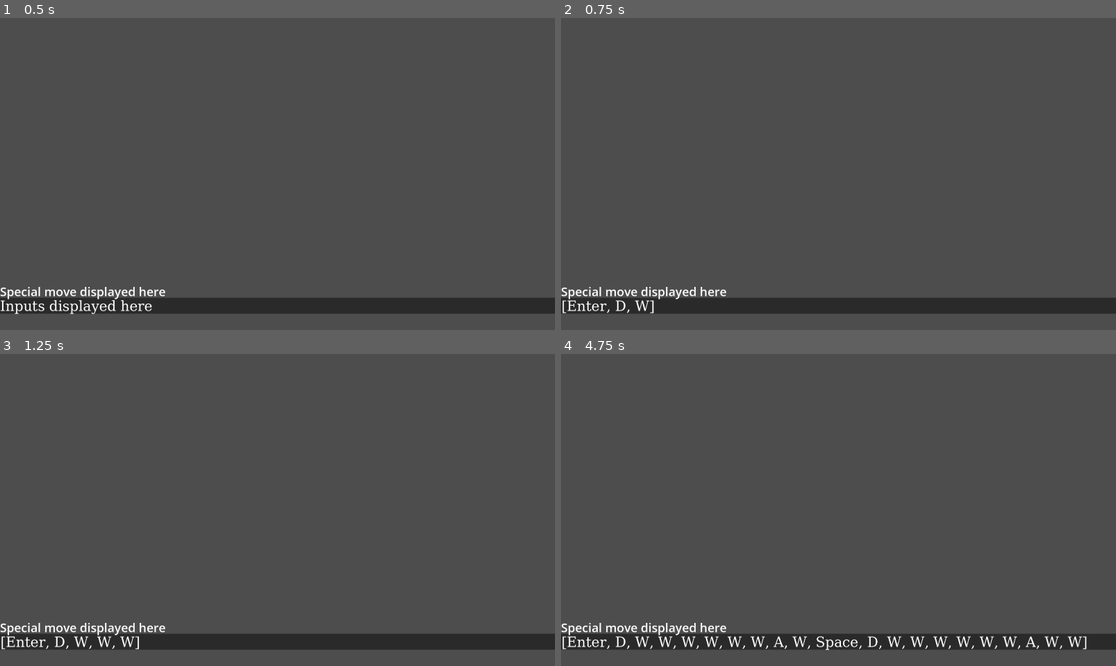
Above: before the commit, frames 1-4 (two rows, left to right).
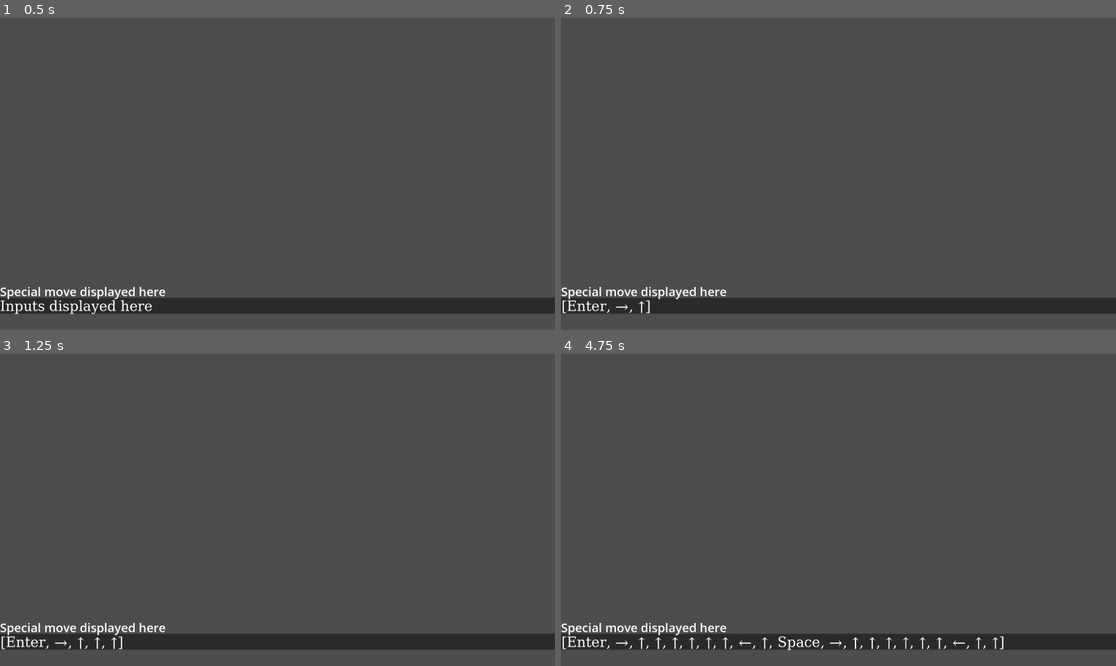
Above: after the commit, the same moments.

Repository: SeulLip/2DBeatEmUp
Game: Godot game, scene res://Input Display.tscn
The game is run twice, just before and just after one commit, with the same random seed, the same clock (stepped at 60 frames per second) and the same inputs.
Inputs:
- Up to frame 1 (0.5 s): no input
- Up to frame 2 (0.75 s): tap Enter at 0.5 s; hold D (move_right) from 0.53 s (still down); tap W (move_up) at 0.6 s
- Up to frame 3 (1.25 s): keep holding D (move_right); tap W (move_up) at 0.77, 1.07 s
- Up to frame 4 (4.75 s): tap W (move_up) at 1.35, 1.52, 1.82, 2.1, 2.85, 3.02, 3.32, 3.6, 3.77, 4.07, 4.35, 4.52 s; release D (move_right) at 2.03 s; hold A (move_left) 2.03-2.78 s; tap Space at 2.75 s; hold D (move_right) 2.78-4.28 s; hold A (move_left) from 4.28 s (still down)

Frame 1 is identical in both runs. In frame 2, 0.1% of the frame differs, in the area x 9-17%, y 90-95%; in frame 3, 0.2%; in frame 4, 1.2%, in the area x 9-95%, y 90-95%.
Error in both runs: Attempt to call function 'is_on_floor' in base 'null instance' on a null instance. (res://Scripts/InputBuffer.gd:17)

Commit message:
Arrows in the Input Display
Made the movement keys display as arrows.

Diff:
--- a/Scripts/InputBuffer.gd
+++ b/Scripts/InputBuffer.gd
@@ -27,14 +27,26 @@
 func print_buffer(b: Array):
 	var p := []
 	for event in b:
-		if event is InputEventKey:
-			var key_name := OS.get_keycode_string(event.keycode)
-			p.push_back(key_name)
-		elif event is InputEventJoypadButton:
-			var button_name := "Button " + str(event.button_index)
-			p.push_back(button_name)
+		var symbol: String = ""
 
-	# Convert to string and update label
+		if event is InputEventKey or event is InputEventJoypadButton:
+			if InputMap.action_has_event("move_up", event):
+				symbol = "↑"
+			elif InputMap.action_has_event("move_down", event):
+				symbol = "↓"
+			elif InputMap.action_has_event("move_left", event):
+				symbol = "←"
+			elif InputMap.action_has_event("move_right", event):
+				symbol = "→"
+
+		# If no directional symbol matched, fall back to raw input
+		if symbol == "":
+			if event is InputEventKey:
+				symbol = OS.get_keycode_string(event.keycode)
+			elif event is InputEventJoypadButton:
+				symbol = "Button " + str(event.button_index)
+
+		p.push_back(symbol)
+
 	var buffer_text := "[" + ", ".join(p) + "]"
-	#print(buffer_text)
 	$CanvasLayer/BufferLabel.text = buffer_text
